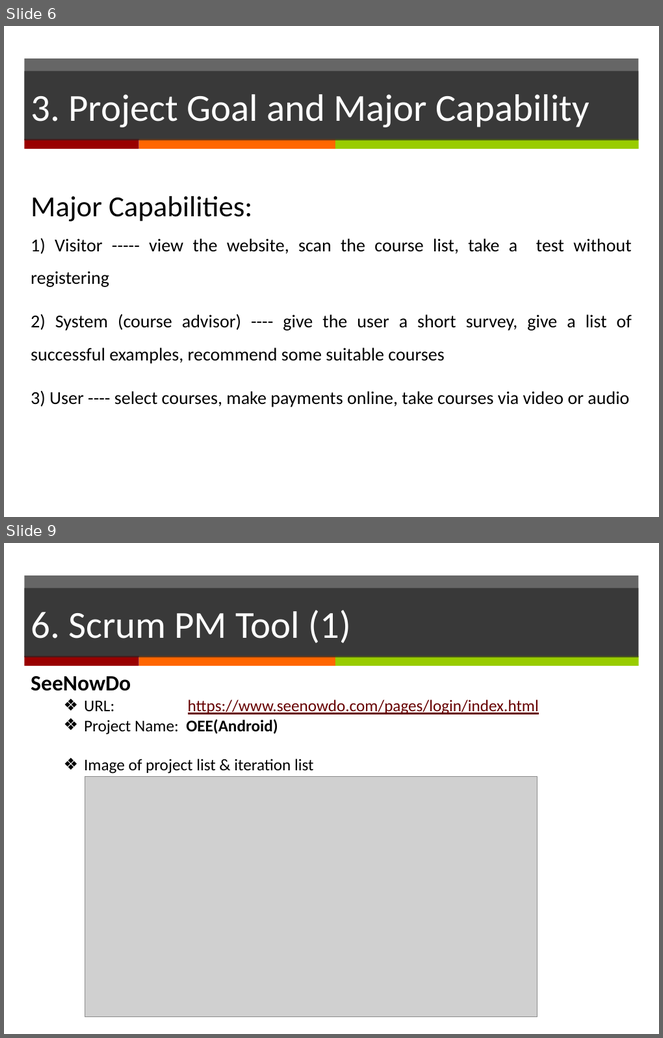
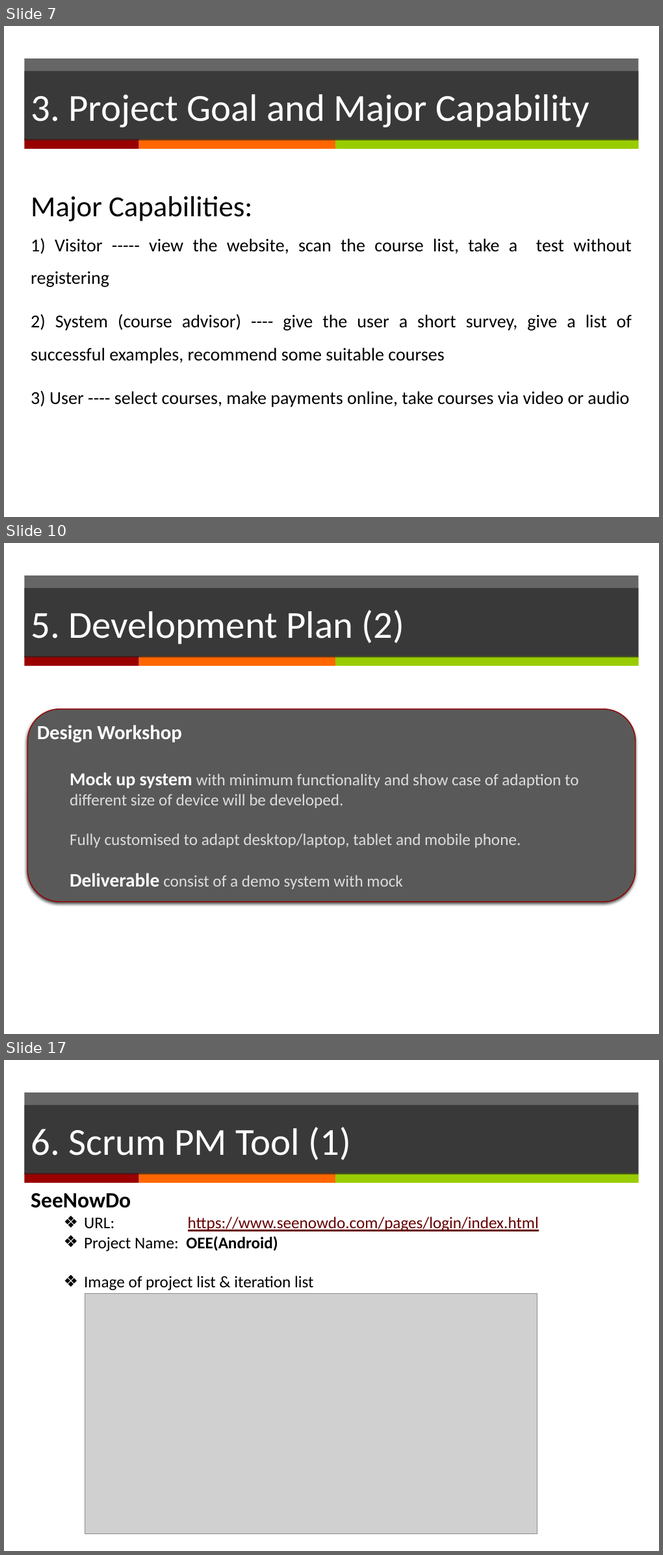
Before and after one commit to yadwinds/761_VEL, a slide deck: PCB/02 Plans & Actuals/2.1_Project Plan/Project Plan_(presentation)v0.1.pptx. Shown one above the other, each under a label of ours: slides 6 and 9 before the commit, slides 7, 10 and 17 after it; the slides between them are not shown. The pictures are 663x1038 and 663x1555 pixels, drawn with LibreOffice and Linux fonts; fonts in the diff are those of the drawing; grey boxes stand for pictures. Boxes give left, top, right and bottom in pixels: in the first picture for what was removed or moved away, otherwise in the second. Text is boxed around its words. In the diff, an @@ line names an element or a change of style, - is before the commit and + after.

```diff
--- a/PCB/02 Plans & Actuals/2.1_Project Plan/Project Plan_(presentation)v0.1.pptx
+++ b/PCB/02 Plans & Actuals/2.1_Project Plan/Project Plan_(presentation)v0.1.pptx
@@ slide 10 added at bbox=[4, 543, 659, 1034], background #FFFFFF; not listed: 4 template elements that a slide beside it also shows @@
@@ title added at bbox=[24, 589, 639, 657], fill #262626 at 70% opacity, 42 pt, text #FFFFFF @@
+5. Development Plan (2)
@@ rounded rectangle added at bbox=[27, 709, 636, 902], fill #595959, outline #950000 1 pt @@
@@ text added at bbox=[37, 725, 579, 889], 18 pt, text #DDDDDD @@
+Design Workshop
+  Mock up system with minimum functionality and show case of adaption to different size of device will be developed.
+  Fully customised to adapt desktop/laptop, tablet and mobile phone.
+  Deliverable consist of a demo system with mock
@@ what was slide 6 is now slide 7 @@
@@ what was slide 9 is now slide 17 @@
```
Also in this commit, not shown: 5 slides changed, 7 other slides added.
